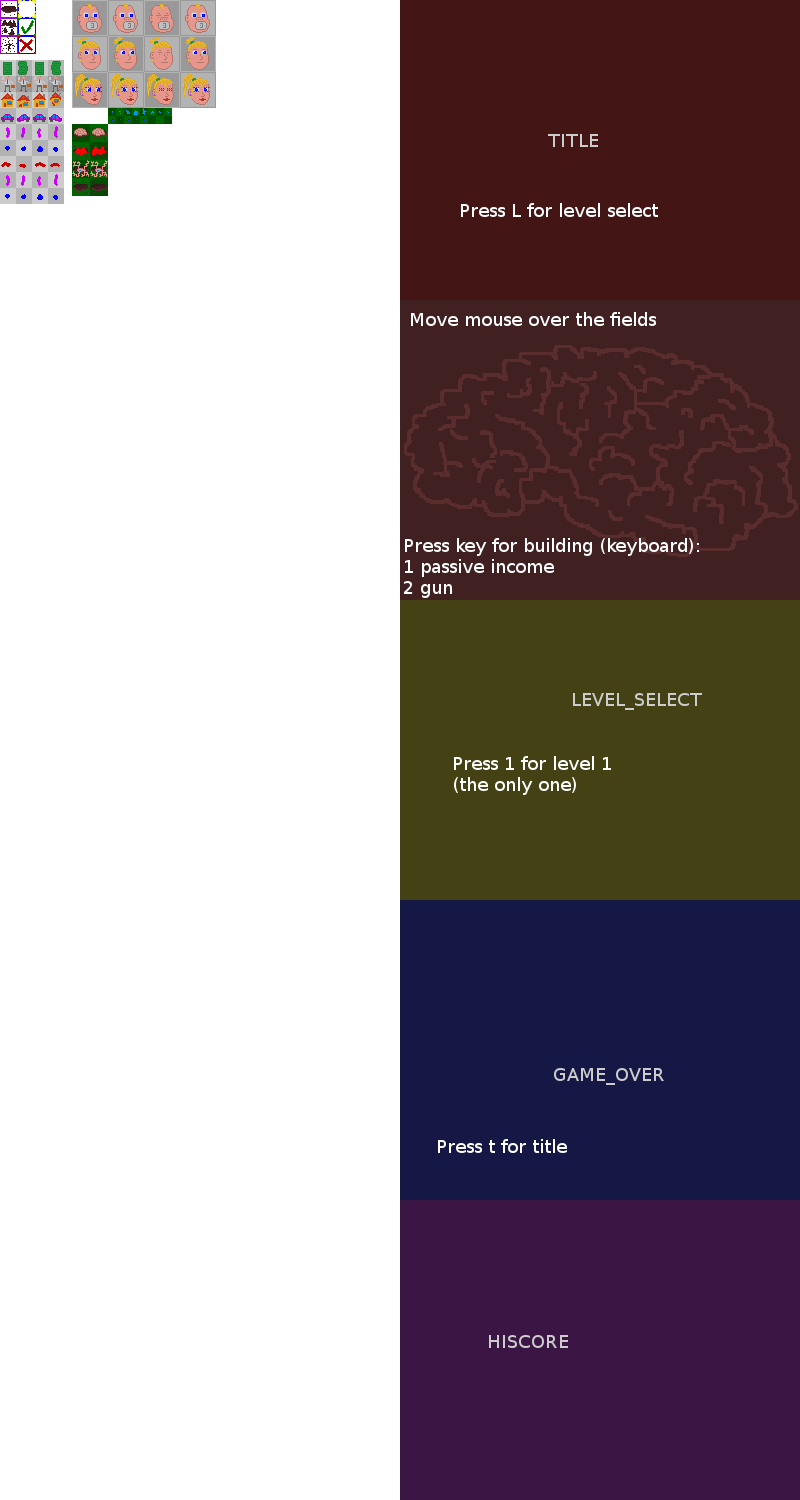
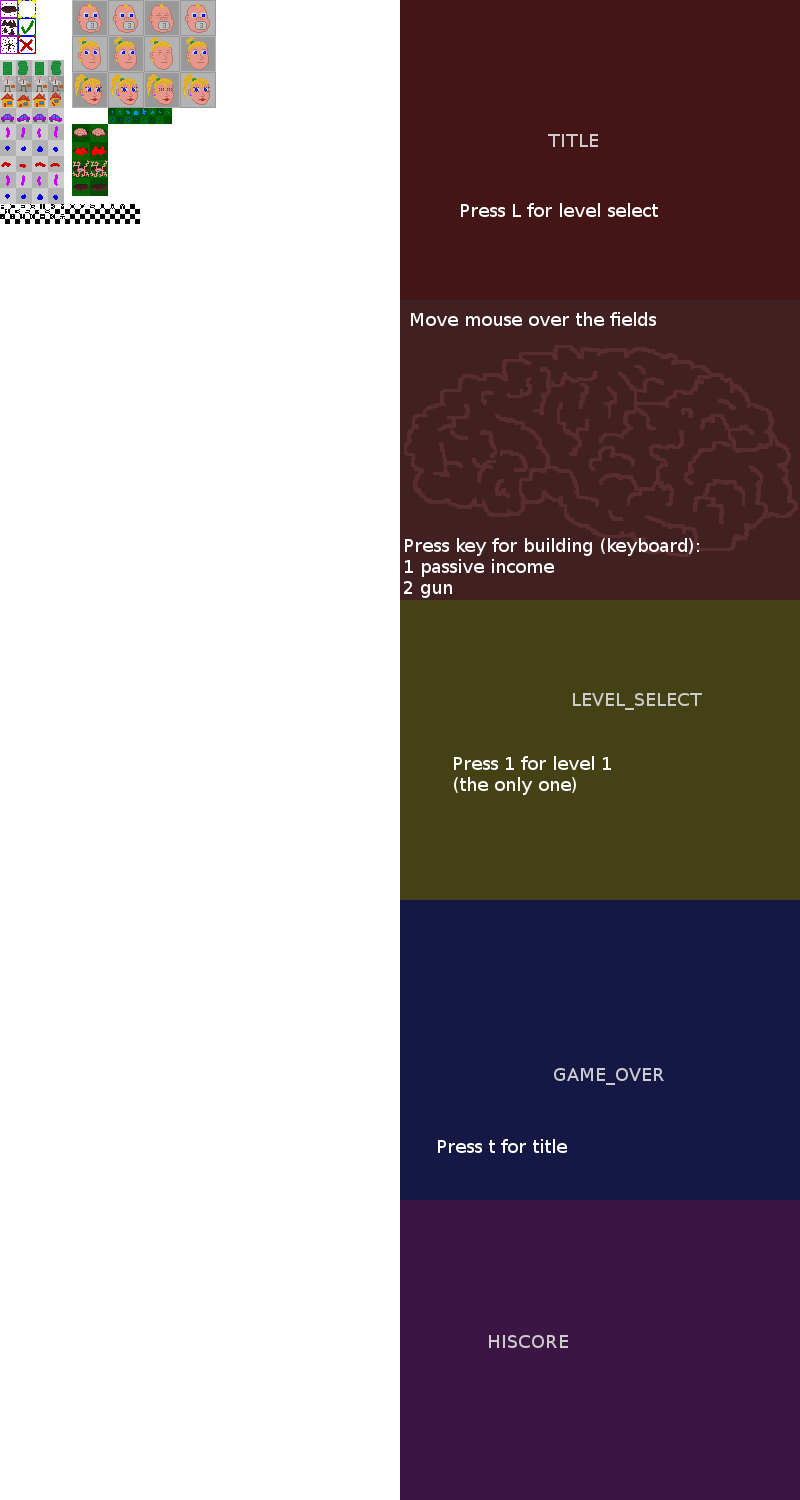
Layered file, before and after one edit (800 × 1500). Changes by layer:
painted on "gfx" over [0, 204, 130, 219]
painted on "helpers" over [0, 204, 140, 224]
